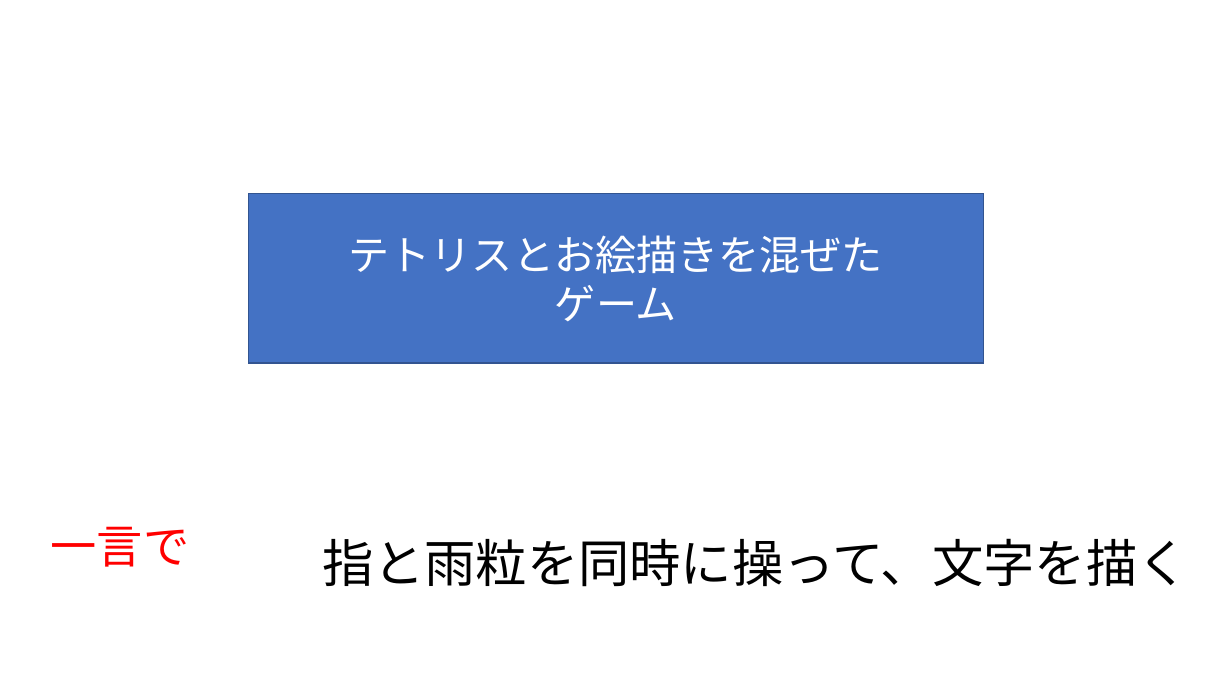
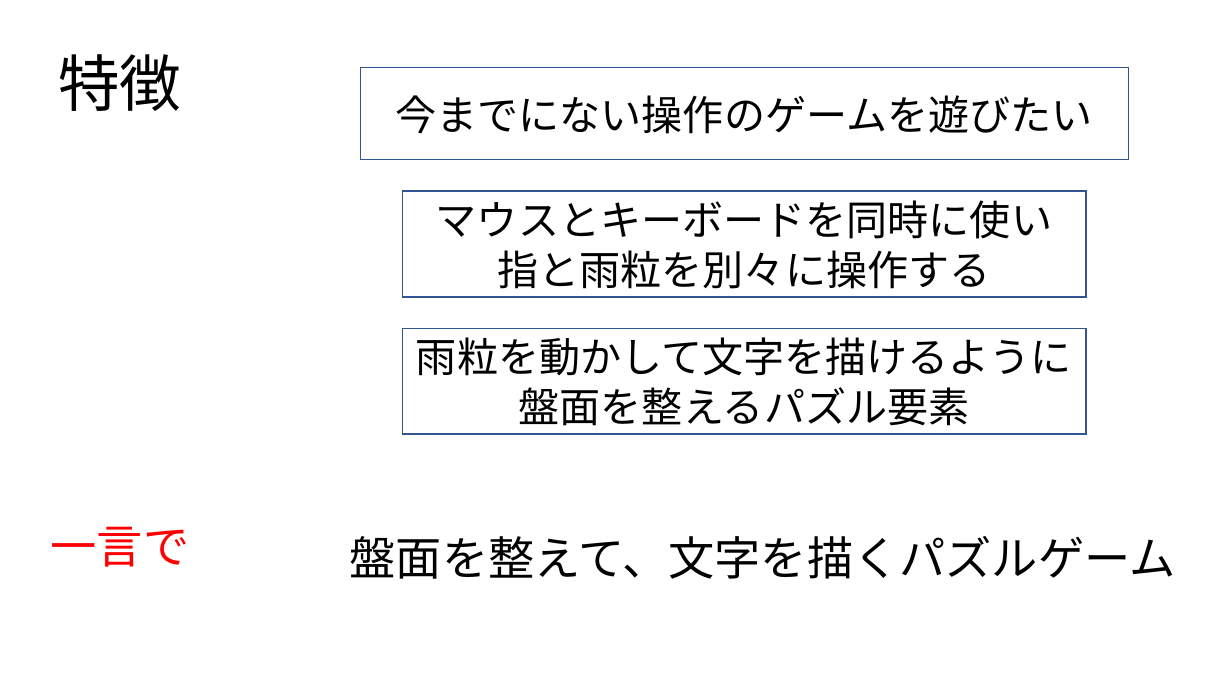
Before and after one commit to 2025Game/12Yamamoto, a slide deck: slide 4 of 3DLV3/Plam/雨粒を使って描く.pptx. Drawn at 1232x693 pixels with LibreOffice and Linux fonts; fonts in the diff are those of the drawing. Boxes give left, top, right and bottom in pixels: in the first picture for what was removed or moved away, otherwise in the second. Text is boxed around its words. In the diff, an @@ line names an element or a change of style, - is before the commit and + after.

```diff
--- a/3DLV3/Plam/雨粒を使って描く.pptx
+++ b/3DLV3/Plam/雨粒を使って描く.pptx
@@ rectangle added at (13, 36, 227, 128), fill #FFFFFF, outline #FFFFFF 1 pt, 48 pt, text #000000 @@
+特徴
@@ rectangle added at (360, 67, 1128, 160), fill #FFFFFF, outline #325491 1 pt, 32 pt, text #000000 @@
+今までにない操作のゲームを遊びたい
@@ rectangle removed at (249, 194, 983, 363) @@
-テトリスとお絵描きを混ぜた
-ゲーム
@@ rectangle added at (403, 191, 1087, 298), fill #FFFFFF, outline #325491 1 pt, 32 pt, text #000000 @@
+マウスとキーボードを同時に使い
+指と雨粒を別々に操作する
@@ rectangle added at (403, 328, 1087, 434), fill #FFFFFF, outline #325491 1 pt, 32 pt, text #000000 @@
+雨粒を動かして文字を描けるように盤面を整えるパズル要素
@@ rectangle "盤面を整えて、文字を描くパズルゲーム": place and size @@
-rectangle "盤面を整えて、文字を描くパズルゲーム" at (313, 405, 1232, 627)
+rectangle "盤面を整えて、文字を描くパズルゲーム" at (341, 405, 1232, 627)
@@ text in rectangle at (350, 536, 1176, 579): text changed; size 40 to 36 pt @@
-指と雨粒を同時に操って、文字を描く
+盤面を整えて、文字を描くパズルゲーム
```
Also in this commit, not shown: 6 other slides changed, 2 slides added, 4 slides removed, 2 other files.
